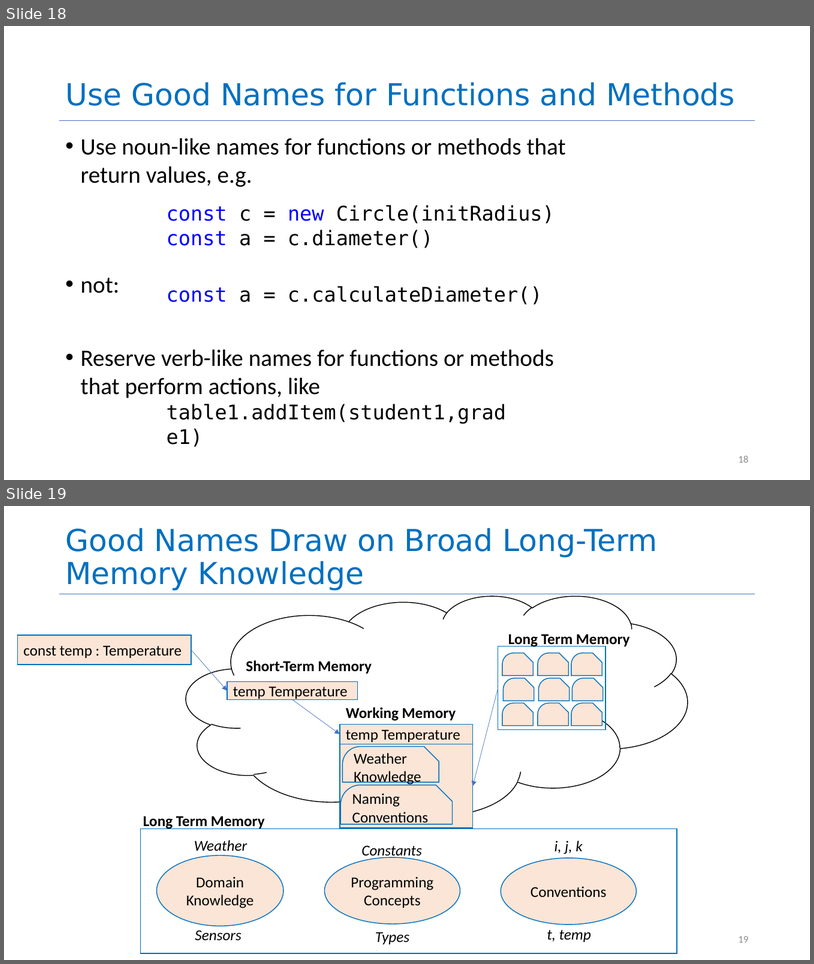
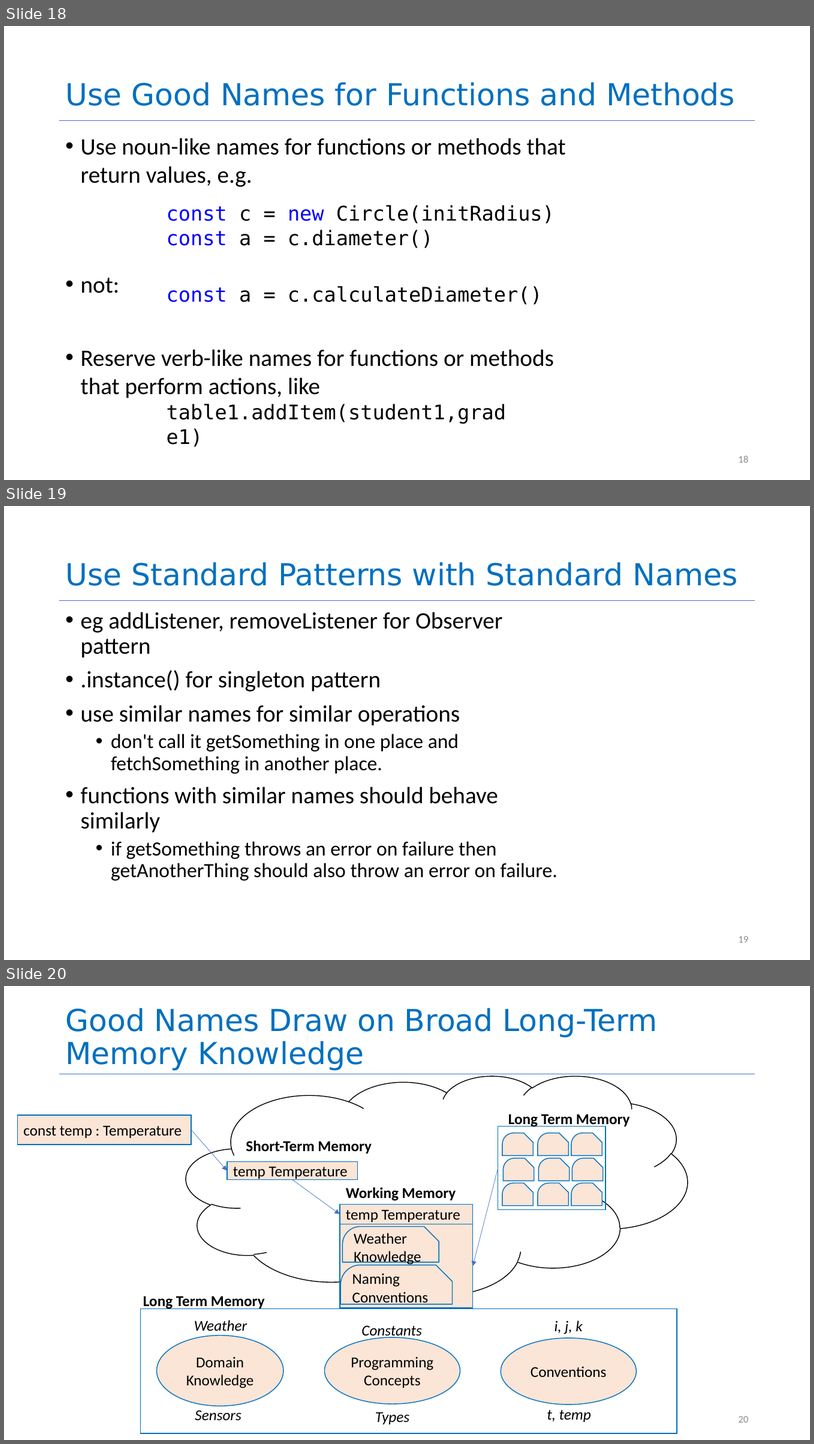
Before and after one commit to neu-se/CS4530-Spring-2026, a slide deck: Slides/Module 08 Code Level Design.pptx. Shown one above the other, each under a label of ours: slides 18 and 19 before the commit, slides 18, 19 and 20 after it. The pictures are 814x964 and 814x1444 pixels, drawn with LibreOffice and Linux fonts; fonts in the diff are those of the drawing. Boxes give left, top, right and bottom in pixels: in the first picture for what was removed or moved away, otherwise in the second. Text is boxed around its words. In the diff, an @@ line names an element or a change of style, - is before the commit and + after.

```diff
--- a/Slides/Module 08 Code Level Design.pptx
+++ b/Slides/Module 08 Code Level Design.pptx
@@ slide 19 added at (4, 506, 810, 960), background #FFFFFF; not listed: 1 template element that a slide beside it also shows @@
@@ title added at (65, 562, 738, 586), 36 pt, text #0070C0 @@
+Use Standard Patterns with Standard Names
@@ text added at (81, 612, 558, 880), 28 pt, text #000000 @@
+• eg addListener, removeListener for Observer pattern
+• .instance() for singleton pattern
+• use similar names for similar operations
+  • don't call it getSomething in one place and fetchSomething in another place.
+• functions with similar names should behave similarly
+  • if getSomething throws an error on failure then getAnotherThing should also throw an error on failure.
@@ page number added at (738, 936, 749, 942), 12 pt, text #8C8C8C @@
+19
@@ what was slide 19 is now slide 20 @@
@@ page number at (738, 1416, 749, 1422): text changed @@
-19
+20
```
Also in this commit, not shown: 15 slides changed, 2 other slides added, 1 other file.
